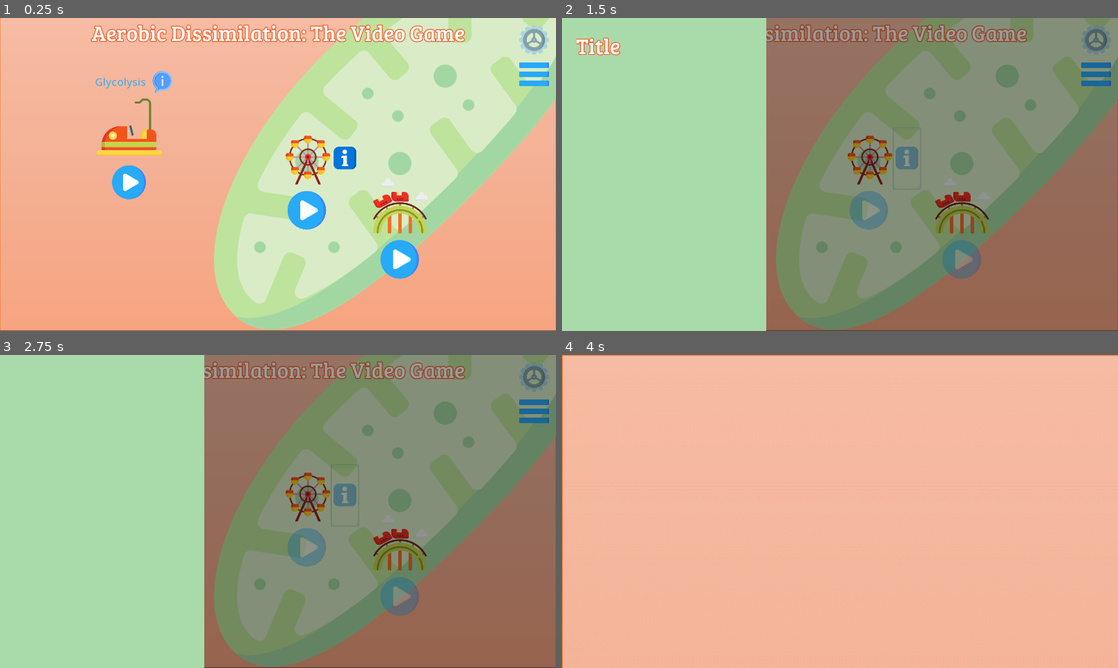
Above: before the commit, frames 1-4 (two rows, left to right).
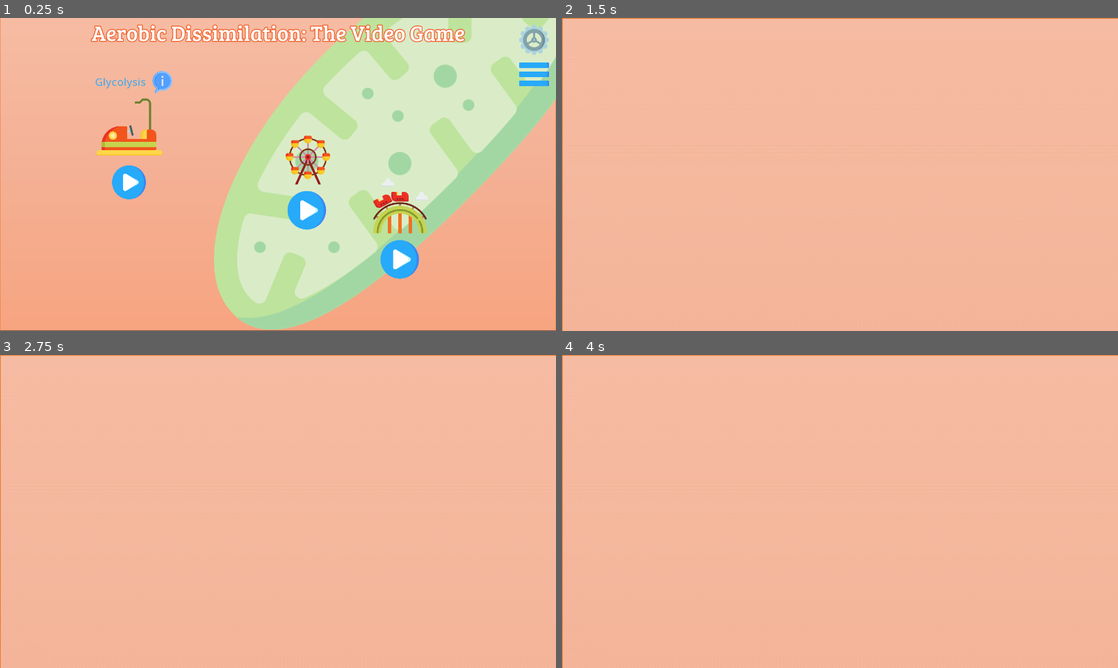
Above: after the commit, the same moments.

Repository: JJWRoeloffs/AerobicDissimilationGame
Game: Godot game, scene res://src/scenes/Main.tscn
Two runs of this game, one before a commit and one after it. Both use one fixed random seed, a clock stepped at 60 frames per second and the inputs below. The project has no main scene, so this scene is started directly.
Inputs (mouse positions are in pixels of both pictures, inside the frame that each line leads up to):
- Up to frame 1 (0.25 s): no input
- Up to frame 2 (1.5 s): click (906, 158) at 0.52 s; click (689, 183) at 1.27 s
- Up to frame 3 (2.75 s): tap Enter at 2 s; hold I (open_info) from 2.03 s (still down)
- Up to frame 4 (4 s): tap Space at 2.75 s; release I (open_info) at 2.78 s; tap I (open_info) at 2.85 s; click (689, 520) at 3.52 s

The runs differ from the first frame. In frame 1, 0.3% of the frame differs, in the area x 60-65%, y 41-49%; in frame 2, 100%; in frame 3, 100%, in the area x 0-100%, y 0-100%; in frame 4, nothing differs.

Commit message:
Text is included with infobutton

Diff:
--- a/src/scenes/menu/CellMap.tscn
+++ b/src/scenes/menu/CellMap.tscn
@@ -102,9 +102,3 @@
 align = 0
 icon_align = 2
 linked_text = "res://assets/texts/Test.txt"
-
-[node name="InfoCitricAcid" parent="." instance=ExtResource( 6 )]
-margin_left = 401.0
-margin_top = 111.0
-margin_right = 410.293
-margin_bottom = 178.188
